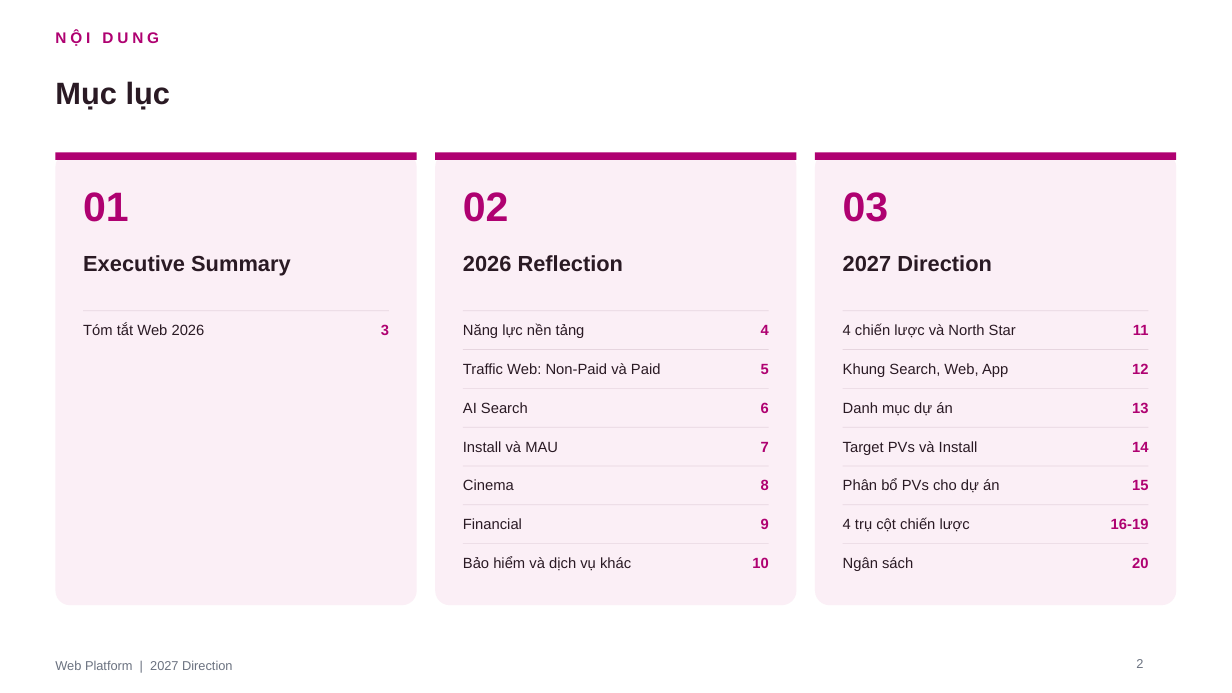
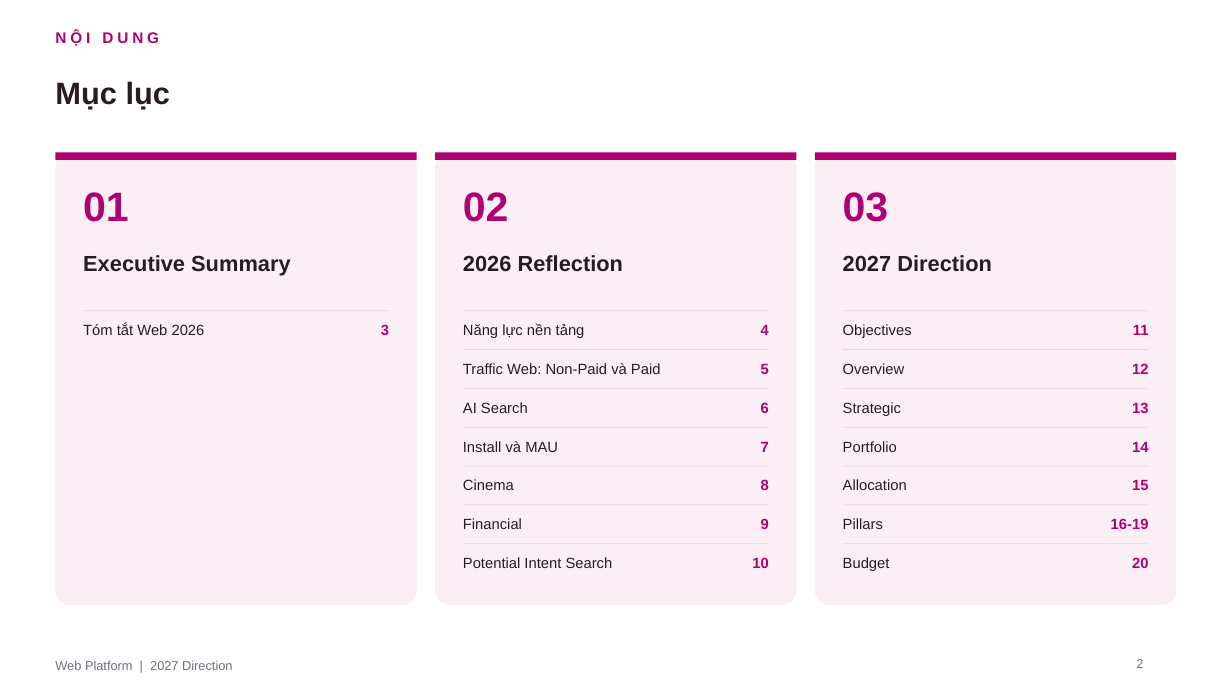
Before and after one commit to stormhoang/hienho-knowledgebase, a slide deck: slide 2 of 07_REPORTS/docs/strategy/2027 Direction - Web Platform (Framework).pptx. Drawn at 1232x693 pixels with LibreOffice and Linux fonts; fonts in the diff are those of the drawing. Boxes give left, top, right and bottom in pixels: in the first picture for what was removed or moved away, otherwise in the second. Text is boxed around its words. In the diff, an @@ line names an element or a change of style, - is before the commit and + after.

```diff
--- a/07_REPORTS/docs/strategy/2027 Direction - Web Platform (Framework).pptx
+++ b/07_REPORTS/docs/strategy/2027 Direction - Web Platform (Framework).pptx
@@ text at (x1=843, y1=324, x2=912, y2=338): text changed @@
-4 chiến lược và North Star
+Objectives
@@ text at (x1=843, y1=363, x2=905, y2=374): text changed @@
-Khung Search, Web, App
+Overview
@@ text at (x1=843, y1=402, x2=901, y2=416): text changed @@
-Danh mục dự án
+Strategic
@@ text at (x1=843, y1=441, x2=897, y2=452): text changed @@
-Target PVs và Install
+Portfolio
@@ text at (x1=843, y1=479, x2=907, y2=490): text changed @@
-Phân bổ PVs cho dự án
+Allocation
@@ text at (x1=843, y1=518, x2=883, y2=529): text changed @@
-4 trụ cột chiến lược
+Pillars
@@ text at (x1=463, y1=557, x2=613, y2=568): text changed @@
-Bảo hiểm và dịch vụ khác
+Potential Intent Search
@@ text at (x1=843, y1=557, x2=890, y2=571): text changed @@
-Ngân sách
+Budget
```
Also in this commit, not shown: 17 other slides changed.
